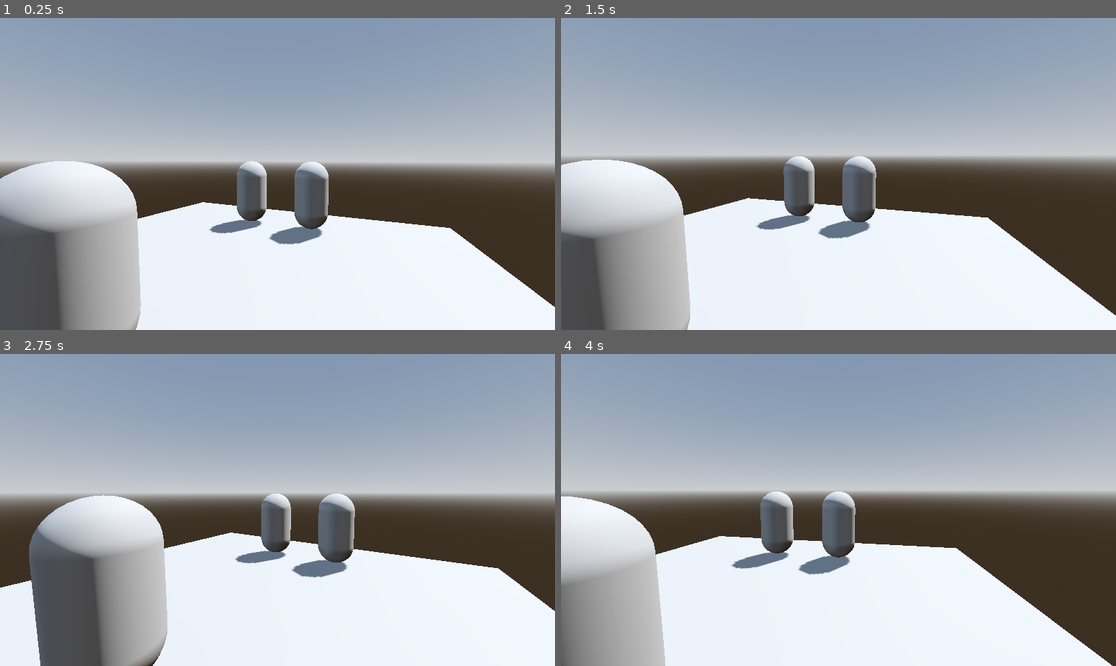
Above: before the commit, frames 1-4 (two rows, left to right).
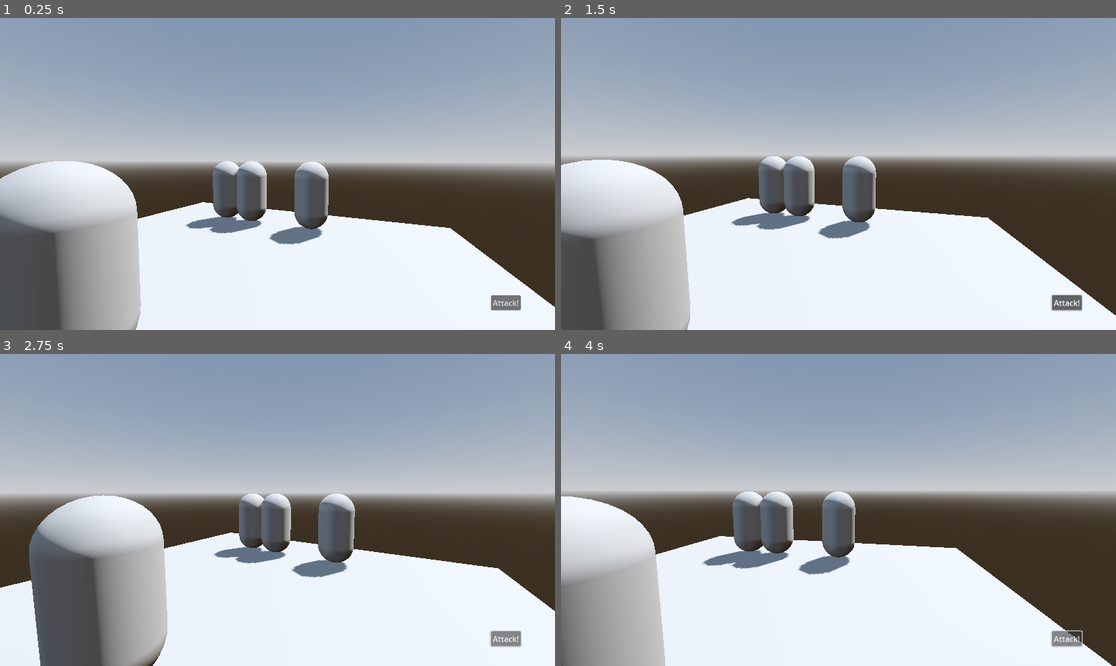
Above: after the commit, the same moments.

Repository: blazetbd/turnbaseddemo
Game: Godot game, scene res://world.tscn
Same seed, same stepped clock (60 frames per second), same inputs: the game is played once before the commit and once after it.
Inputs (mouse positions are in pixels of both pictures, inside the frame that each line leads up to):
- Up to frame 1 (0.25 s): no input
- Up to frame 2 (1.5 s): click (1066, 301) at 0.5 s, where only the run after the commit has a clickable "Attack!"; hold D (right) from 1.28 s (still down); hold Space (confirm) from 1.28 s (still down)
- Up to frame 3 (2.75 s): release D (right) at 2.03 s; release Space (confirm) at 2.03 s; hold A (left) from 2.03 s (still down); tap Space (confirm) at 2.1 s
- Up to frame 4 (4 s): release A (left) at 2.78 s; hold Space (confirm) 2.78-3.53 s; hold D (right) from 2.78 s (still down); tap Space (confirm) at 3.6 s

The runs differ from the first frame. In frame 1, 1.2% of the frame differs, in the area x 33-94%, y 45-94%; in frame 2, 1.3%; in frame 3, 1.1%; in frame 4, 1.4%, in the area x 25-94%, y 44-94%.

Commit message:
Start of enemy AI

Diff:
--- a/turnbaseddemo/battle_template/battle_template.gd
+++ b/turnbaseddemo/battle_template/battle_template.gd
@@ -5,8 +5,11 @@
 var curr_unit: Character
 
 var enemies: Array[Node3D] = []
+var party: Array[Node3D] = []
 var current_target_index: int = 0
 var current_target: Node3D = null
+
+var attacking: bool = false
 
 
 func _ready() -> void:
@@ -16,6 +19,8 @@
 	for character in turn_queue:
 		if character.team == "enemy":
 			enemies.append(character)
+		elif character.team == "party":
+			party.append(character)
 	if enemies.size() > 0:
 		current_target_index = 0
 		current_target = enemies[0]
@@ -27,6 +32,9 @@
 		cycle_target(1)
 	elif event.is_action_pressed("left"):
 		cycle_target(-1)
+	elif event.is_action_pressed("confirm") and attacking == false:
+		await attack(current_target)
+		end_current_turn()
 
 
 func load_enemies() -> void:
@@ -40,6 +48,11 @@
 	add_child(enemy2)
 	enemy2.team = "enemy"
 	enemy2.global_position = $Enemies/Slot4.global_position
+
+	var enemy3 = scene.instantiate()
+	add_child(enemy3)
+	enemy3.team = "enemy"
+	enemy3.global_position = $Enemies/Slot1.global_position
 	#print("spawned")
 
 
@@ -58,13 +71,20 @@
 		turn_queue = get_unit_order()
 
 	var camera_rig = $CameraRig
+	print("Queue: " + str(turn_queue))
 	curr_unit = turn_queue.pop_front()
 	curr_unit.take_turn()
-	camera_rig.global_position = curr_unit.global_position
-	camera_rig.global_position.y += 2
-	camera_rig.global_position.x += 2
-	camera_rig.target_to_look_at = current_target
-	print(curr_unit.team)
+
+	if curr_unit.team == "enemy":
+		camera_rig.target_to_look_at = curr_unit
+		await attack(party[0])
+		end_current_turn()
+	else:
+		print("Player turn!")
+		camera_rig.global_position = curr_unit.global_position
+		camera_rig.global_position.y += 2
+		camera_rig.global_position.x += 2
+		camera_rig.target_to_look_at = current_target
 
 func end_current_turn():
 	print("End turn")
@@ -89,3 +109,11 @@
 
 	var camera_rig = $CameraRig
 	camera_rig.target_to_look_at = current_target
+
+
+func attack(target) -> void:
+	attacking = true
+	target.health -= curr_unit.attack
+	print(target.team + ": " + str(target.health))
+	await get_tree().create_timer(3).timeout
+	attacking = false
--- a/turnbaseddemo/battle_template/battle_template.tscn
+++ b/turnbaseddemo/battle_template/battle_template.tscn
@@ -1,7 +1,8 @@
-[gd_scene load_steps=3 format=3 uid="uid://c6n2a17d3rxnm"]
+[gd_scene load_steps=4 format=3 uid="uid://c6n2a17d3rxnm"]
 
 [ext_resource type="Script" uid="uid://k1do6k8ylald" path="res://battle_template/battle_template.gd" id="1_qxrgt"]
 [ext_resource type="Script" uid="uid://c6s0tlks5yfpt" path="res://battle_template/camera_rig.gd" id="2_xlxt2"]
+[ext_resource type="PackedScene" uid="uid://b0hue7n26b316" path="res://ui/ui.tscn" id="3_1krds"]
 
 [node name="BattleTemplate" type="Node3D"]
 script = ExtResource("1_qxrgt")
@@ -42,3 +43,5 @@
 [node name="SpringArm3D" type="SpringArm3D" parent="CameraRig"]
 
 [node name="Camera3D" type="Camera3D" parent="CameraRig/SpringArm3D"]
+
+[node name="Ui" parent="CameraRig/SpringArm3D/Camera3D" instance=ExtResource("3_1krds")]
--- a/turnbaseddemo/character/character.gd
+++ b/turnbaseddemo/character/character.gd
@@ -5,7 +5,8 @@
 
 
 var team: String
-var health: int = 100
+@export var health: int = 100
+@export var attack: int = 10
 @export var speed: int = 10
 var is_turn: bool = false
 
--- /dev/null
+++ b/turnbaseddemo/ui/ui.tscn
@@ -0,0 +1,24 @@
+[gd_scene format=3 uid="uid://b0hue7n26b316"]
+
+[node name="Ui" type="Control"]
+layout_mode = 3
+anchors_preset = 15
+anchor_right = 1.0
+anchor_bottom = 1.0
+grow_horizontal = 2
+grow_vertical = 2
+
+[node name="Button" type="Button" parent="."]
+layout_mode = 1
+anchors_preset = 3
+anchor_left = 1.0
+anchor_top = 1.0
+anchor_right = 1.0
+anchor_bottom = 1.0
+offset_left = -133.0
+offset_top = -72.0
+offset_right = -71.0
+offset_bottom = -41.0
+grow_horizontal = 0
+grow_vertical = 0
+text = "Attack!"
